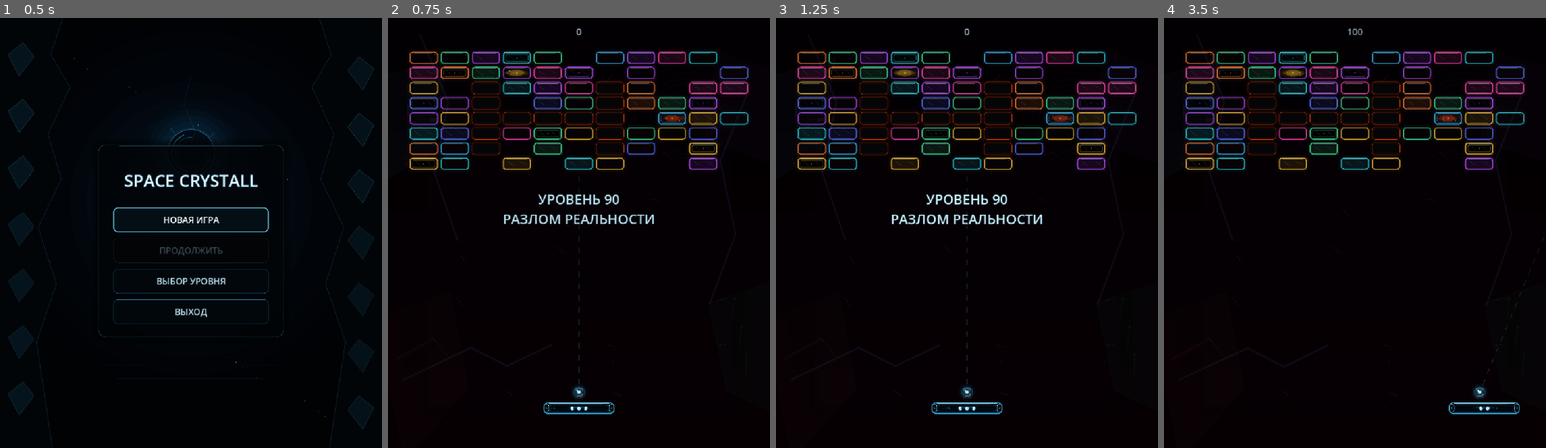
Above: before the commit, frames 1-4 (left to right).
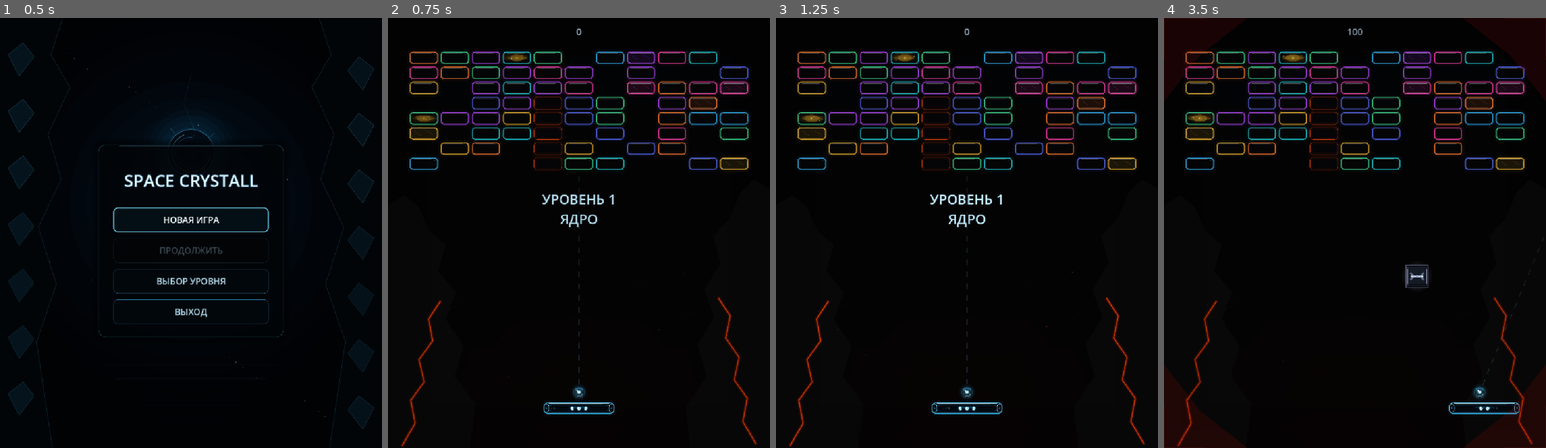
Above: after the commit, the same moments.

Repository: Ardarik421/arkanoid
Game: Godot game, scene res://scenes/main_menu.tscn
Two runs of this game, one before a commit and one after it. Both use one fixed random seed, a clock stepped at 60 frames per second and the inputs below.
Inputs (mouse positions are in pixels of both pictures, inside the frame that each line leads up to):
- Up to frame 1 (0.5 s): no input
- Up to frame 2 (0.75 s): click "НОВАЯ ИГРА" at 0.5 s
- Up to frame 3 (1.25 s): no input
- Up to frame 4 (3.5 s): tap Enter at 1.25 s; move the mouse to (1439, 211) at 1.27 s; hold D (move_right) 1.28-2.03 s; tap Space (launch_ball) at 1.35, 2.1, 2.85 s; move the mouse to (1278, 254) at 2.02 s; hold A (move_left) 2.03-2.78 s; move the mouse to (1393, 138) at 2.77 s; hold D (move_right) from 2.78 s (still down)

Frame 1 is identical in both runs. In frame 2, 7.7% of the frame differs, in the area x 3-97%, y 8-100%; in frame 3, 7.7%; in frame 4, 9.6%, in the area x 0-100%, y 0-100%.

Commit message:
Подключил эффект

Diff:
--- a/scenes/life_loss_feedback.gd
+++ b/scenes/life_loss_feedback.gd
@@ -1,10 +1,10 @@
-extends CanvasLayer
+extends Node2D
 
 var age: float = 0.0
 var lifetime: float = 0.52
 
 func _ready():
-	layer = 90
+	z_index = 90
 
 func _process(delta):
 	age += delta
--- a/scenes/main.gd
+++ b/scenes/main.gd
@@ -371,6 +371,15 @@
 			ball.is_attached = true
 
 func lose_life():
+	if $Paddle.has_method("play_life_loss_feedback"):
+		$Paddle.play_life_loss_feedback()
+
+	var feedback_script = load("res://scenes/life_loss_feedback.gd")
+	if feedback_script != null:
+		var feedback = Node2D.new()
+		feedback.set_script(feedback_script)
+		add_child(feedback)
+
 	lives -= 1
 	balls_lost_this_level += 1
 	update_lives_label()
--- a/scenes/main.tscn
+++ b/scenes/main.tscn
@@ -159,7 +159,8 @@
 script = ExtResource("1_sugp2")
 brick_scene = ExtResource("3_sugp2")
 bonus_scene = ExtResource("5_tbgi4")
-test_start_level = 90
+test_start_level = 25
+use_test_level = false
 test_pattern = 7
 
 [node name="ChapterBackground" type="Node2D" parent="." unique_id=922490815]
@@ -193,9 +194,9 @@
 [node name="Paddle" parent="." unique_id=1838408433 instance=ExtResource("2_0wfyh")]
 position = Vector2(480, 980)
 
-[node name="MagnetVisual" type="Node2D" parent="."]
+[node name="MagnetVisual" type="Node2D" parent="." unique_id=1234936299]
+visible = false
 z_index = 3
-visible = false
 script = ExtResource("10_magnet_visual")
 
 [node name="Bricks" type="Node2D" parent="." unique_id=1180379604]
@@ -291,7 +292,7 @@
 process_mode = 4
 position = Vector2(480, 1040)
 
-[node name="ShieldVisual" type="Node2D" parent="Shield"]
+[node name="ShieldVisual" type="Node2D" parent="Shield" unique_id=1333693576]
 z_index = 3
 script = ExtResource("9_shield_visual")
 
Not shown, added: scenes/bonus_collect_flash.gd.uid
Not shown, added: scenes/explosion_flash.gd.uid
Not shown, added: scenes/hud_presenter.gd.uid
Not shown, added: scenes/life_loss_feedback.gd.uid
Not shown: 1 places in scenes/main.tscn that only renumber resources
